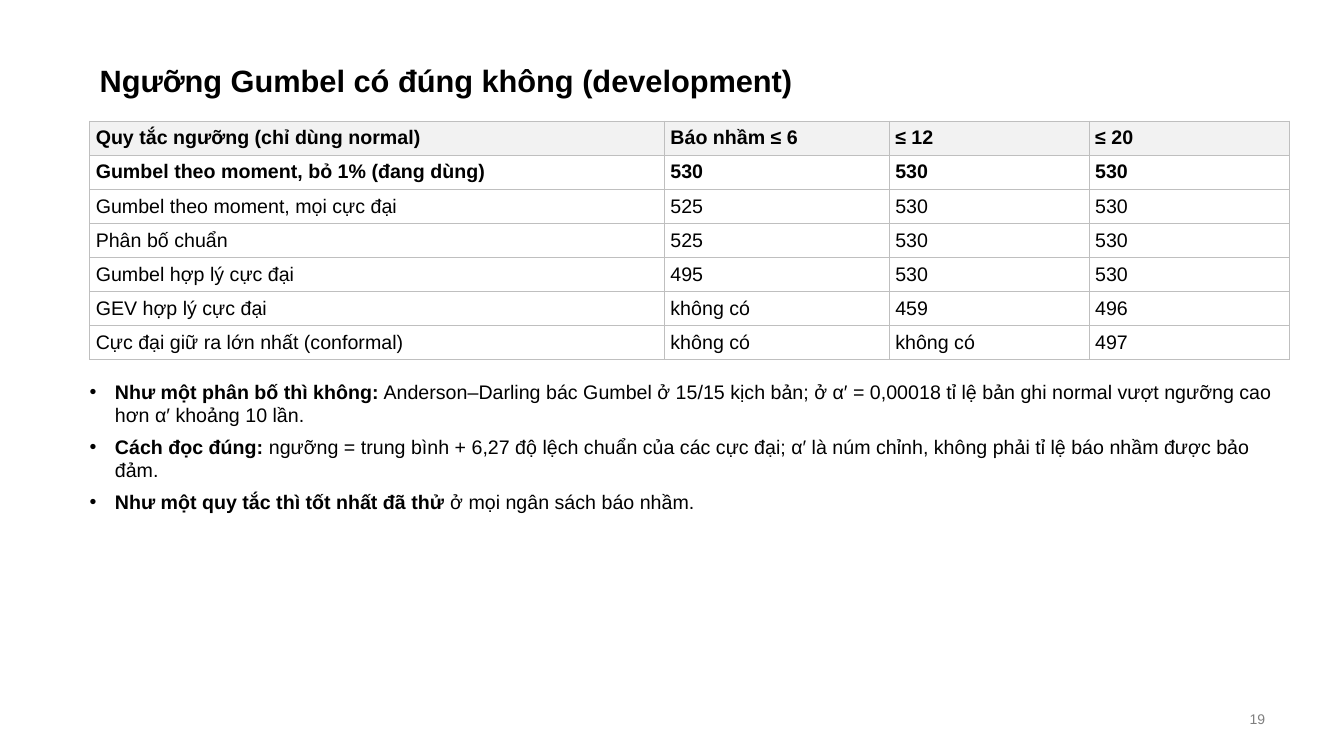
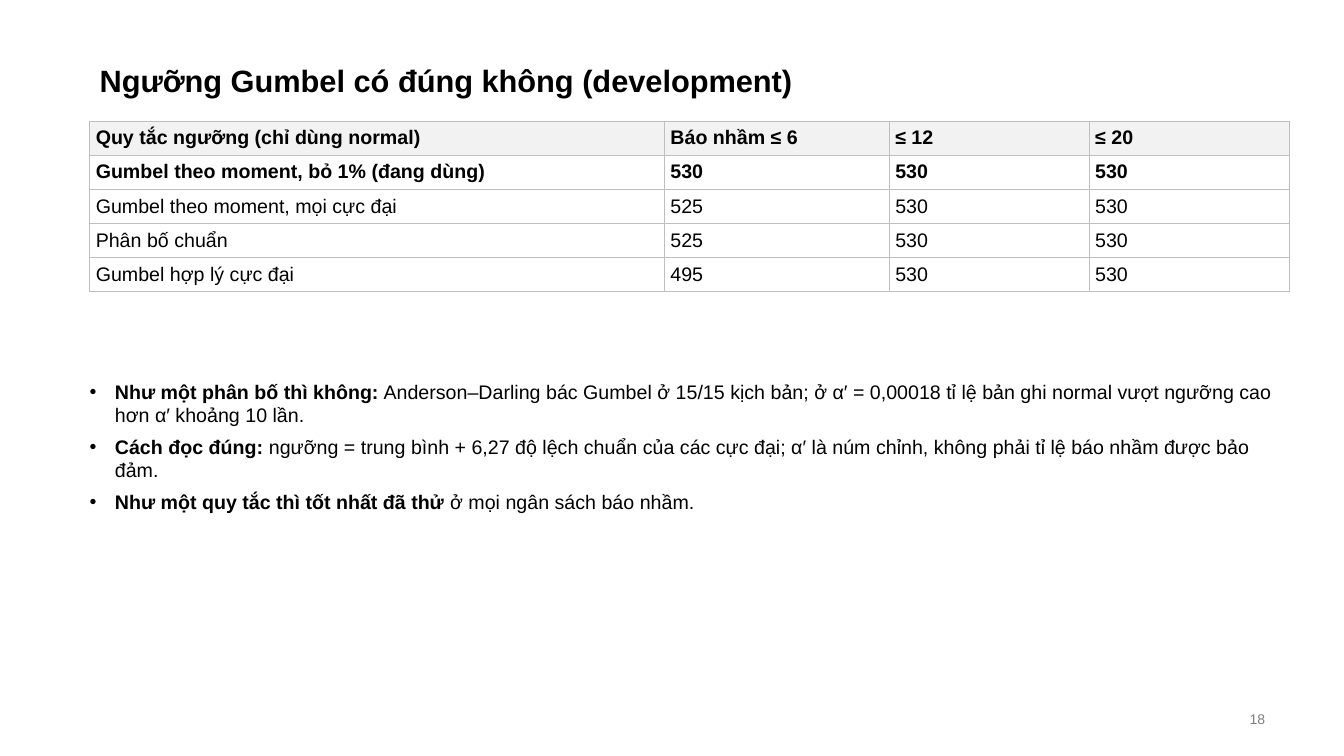
Before and after one commit to tndat-dev/eBPF-project, a slide deck: slide 18 of docs/Slide-runtime_security(13_11).pptx (slide 19 before the commit). Drawn at 1344x756 pixels with LibreOffice and Linux fonts; fonts in the diff are those of the drawing. Boxes give left, top, right and bottom in pixels: in the first picture for what was removed or moved away, otherwise in the second. Text is boxed around its words. In the diff, an @@ line names an element or a change of style, - is before the commit and + after.

```diff
--- a/docs/Slide-runtime_security(13_11).pptx
+++ b/docs/Slide-runtime_security(13_11).pptx
@@ table at (90,121,1289,360) @@
-row 6: GEV hợp lý cực đại | không có | 459 | 496
-row 7: Cực đại giữ ra lớn nhất (conformal) | không có | không có | 497
```
Also in this commit, not shown: 6 other slides changed, 2 slides removed, 7 other files.
